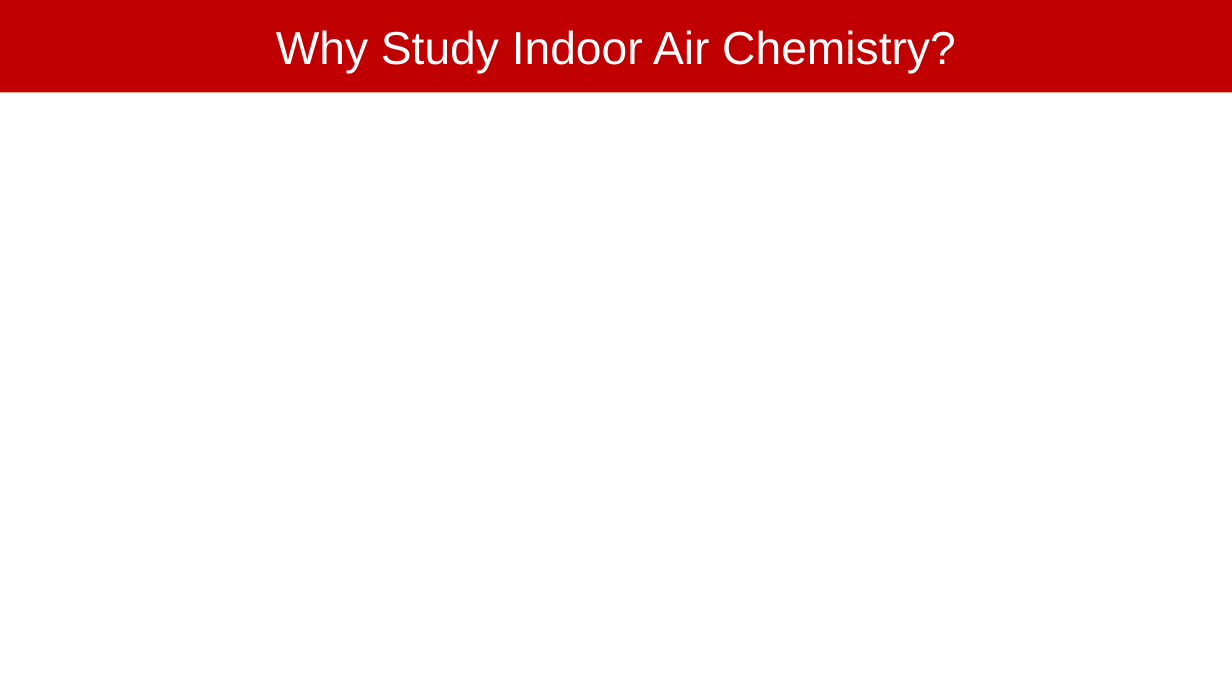
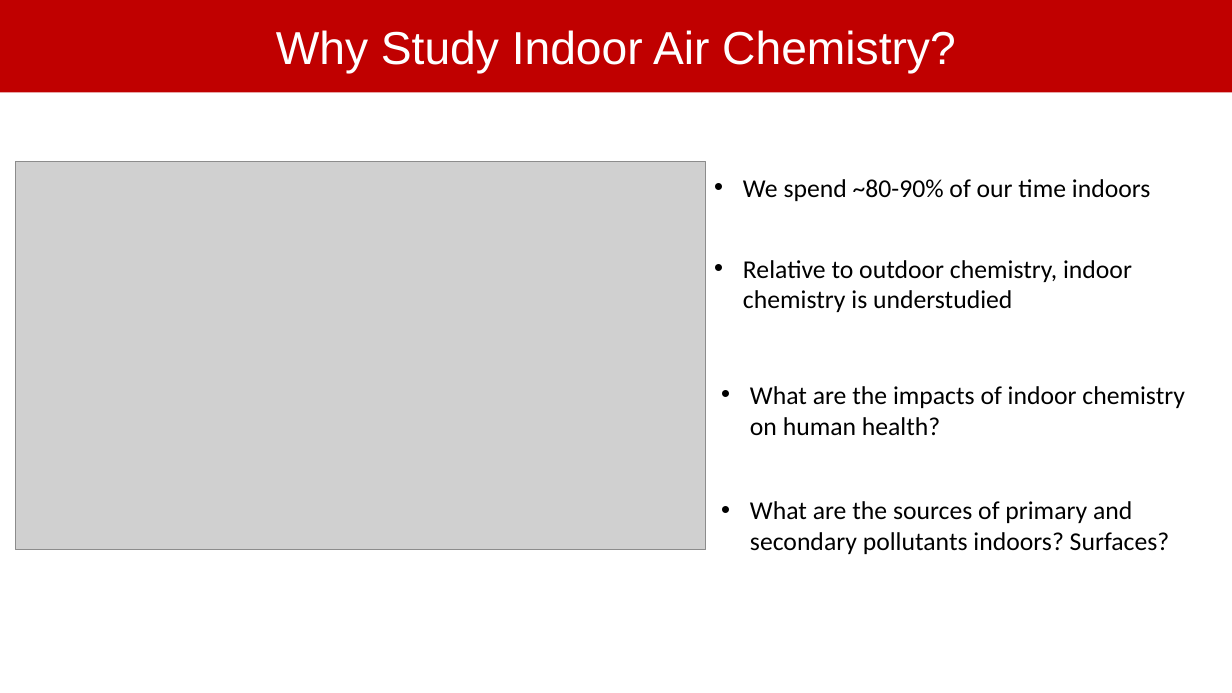
Before and after one commit to jdshutter/F0AM-Model-Indoor-Air, a slide deck: slide 2 of JLC_JDS_IndoorAir_F0AMProject.pptx. Drawn at 1232x693 pixels with LibreOffice and Linux fonts; fonts in the diff are those of the drawing; grey boxes stand for pictures. Boxes give left, top, right and bottom in pixels: in the first picture for what was removed or moved away, otherwise in the second. Text is boxed around its words. In the diff, an @@ line names an element or a change of style, - is before the commit and + after.

```diff
--- a/JLC_JDS_IndoorAir_F0AMProject.pptx
+++ b/JLC_JDS_IndoorAir_F0AMProject.pptx
@@ picture added at box(15, 161, 705, 549) @@
@@ text added at box(743, 179, 1151, 201), 20 pt, text #000000 @@
+• We spend ~80-90% of our time indoors
@@ text added at box(743, 260, 1132, 312), 20 pt, text #000000 @@
+• Relative to outdoor chemistry, indoor chemistry is understudied
@@ text added at box(750, 386, 1185, 436), 20 pt, text #000000 @@
+• What are the impacts of indoor chemistry on human health?
@@ text added at box(750, 501, 1169, 554), 20 pt, text #000000 @@
+• What are the sources of primary and secondary pollutants indoors? Surfaces?
```
Also in this commit, not shown: 4 other slides changed, 12 slides added, 4 slides removed, 1 other file.
